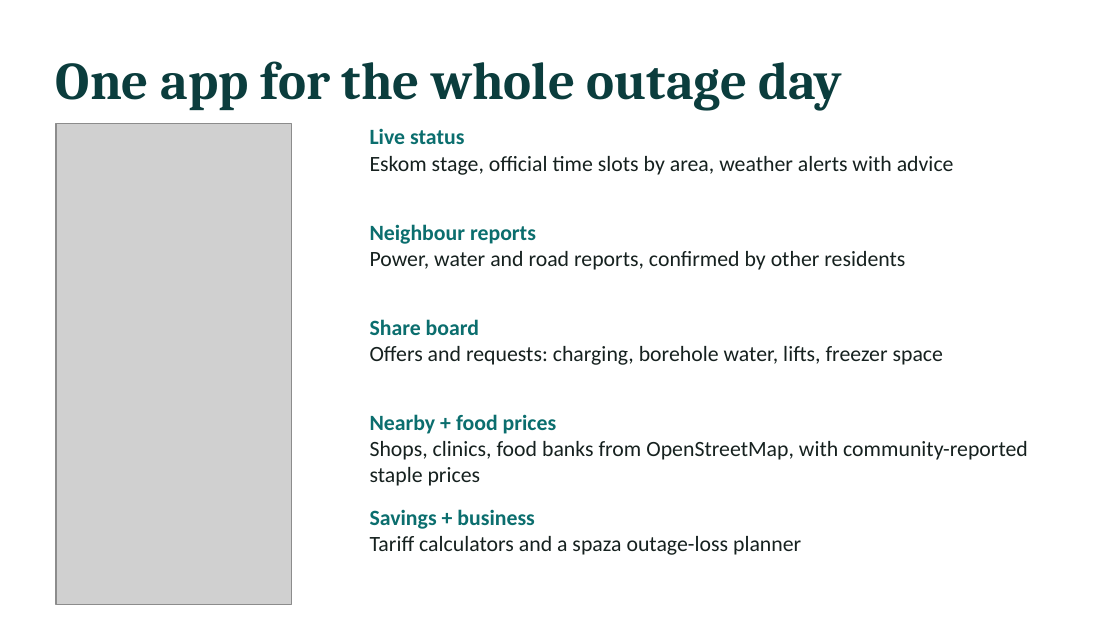
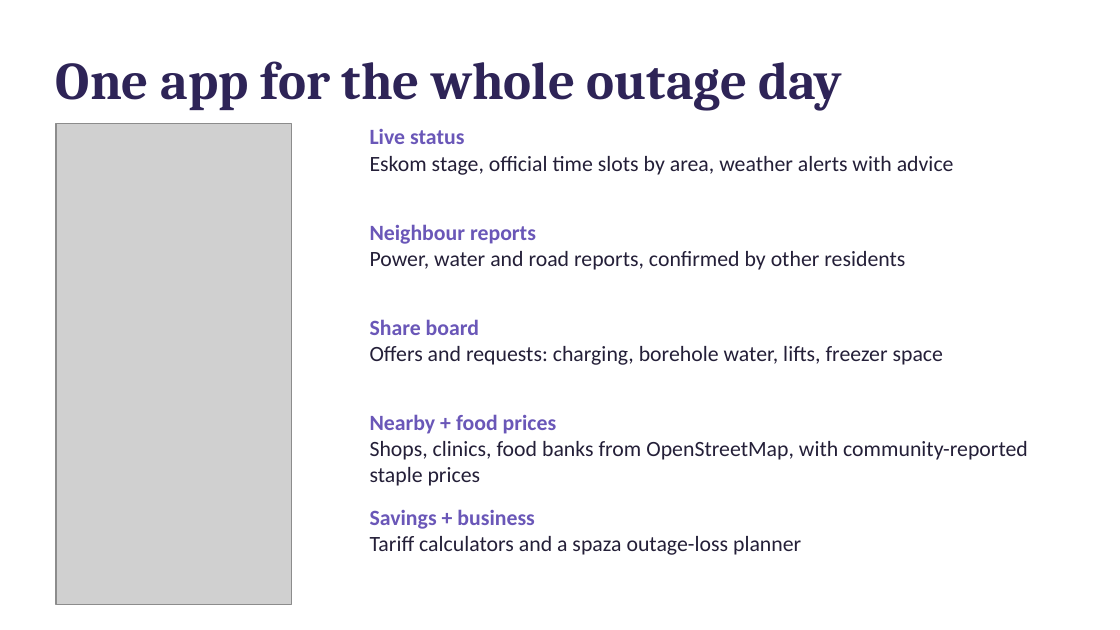
Before and after one commit to Unsolvedstar/Kasi-Grid, a slide deck: slide 3 of submission/Kasi-Grid-deck.pptx. Drawn at 1120x630 pixels with LibreOffice and Linux fonts; fonts in the diff are those of the drawing; grey boxes stand for pictures. Boxes give left, top, right and bottom in pixels: in the first picture for what was removed or moved away, otherwise in the second. Text is boxed around its words. In the diff, an @@ line names an element or a change of style, - is before the commit and + after.

```diff
--- a/submission/Kasi-Grid-deck.pptx
+++ b/submission/Kasi-Grid-deck.pptx
@@ text "One app for the whole ..." at bbox=[56, 61, 843, 111]: text colour #0B3D3D to #2E2457 @@
@@ text "Live status" at bbox=[370, 129, 954, 175]: text colour #0B6E6E to #6A57B8 in "Live status"; text colour #16211F to #241F38 in "Eskom stage, official time slots by area, ..." @@
@@ text "Neighbour reports" at bbox=[370, 224, 905, 270]: text colour #0B6E6E to #6A57B8 in "Neighbour reports"; text colour #16211F to #241F38 in "Power, water and road reports, confirmed by ..." @@
@@ text "Share board" at bbox=[370, 319, 943, 365]: text colour #0B6E6E to #6A57B8 in "Share board"; text colour #16211F to #241F38 in "Offers and requests: charging, borehole water, lifts, ..." @@
@@ text "Nearby + food prices" at bbox=[370, 414, 1028, 486]: text colour #0B6E6E to #6A57B8 in "Nearby + food prices"; text colour #16211F to #241F38 in "Shops, clinics, food banks from OpenStreetMap, with ..." @@
@@ text "Savings + business" at bbox=[370, 509, 801, 555]: text colour #0B6E6E to #6A57B8 in "Savings + business"; text colour #16211F to #241F38 in "Tariff calculators and a spaza outage-loss planner" @@
```
Also in this commit, not shown: 9 other slides changed, 13 other files.
